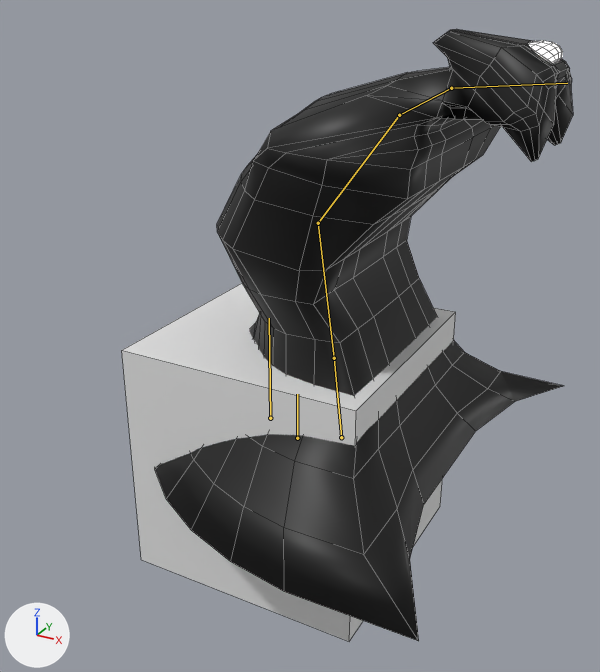
Renders of the Blender file Dan Lab/Boss.blend from each side of a commit.
Before and after are seen from a 50 mm camera at (8.44, -15.23, -0.87) aimed at (0.02, 0.07, -8.52). Lighting does not change. The marker at lower left points along +X, +Y and +Z. Both versions are drawn at frame 12 of the action 'Fall'; the numbers are the values there. The bones that bend it are drawn over the model as lines. Mesh edges are drawn as thin lines.

In view in the first picture: 'Cube', 'Head'.
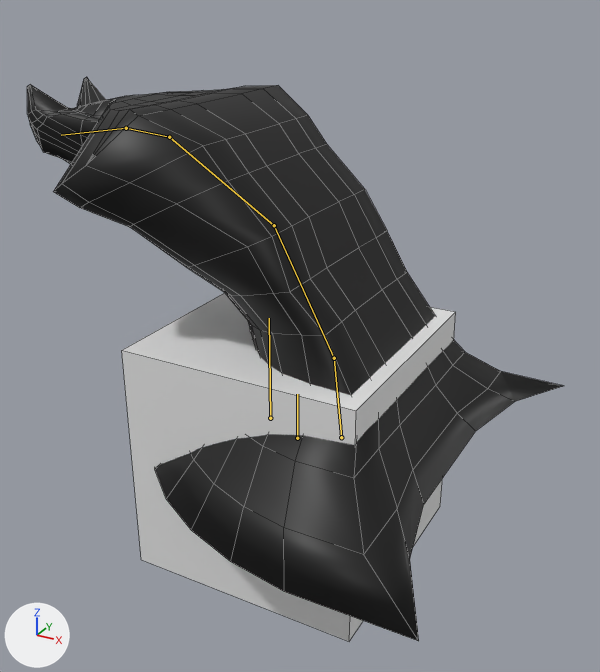
What the commit changed:
Bone 'Spine01' (bone_spine01) turns from (0, 0, 8) to (0, 0, 20) degrees about its own x, y and z.
Bone 'Spine02' (bone_spine02) turns from (0, 0, -29) to (0, 0, 22) degrees about its own x, y and z.
Bone 'Neck' (bone_neck) turns from (0, 0, -75) to (0, 0, -13) degrees about its own x, y and z.
Bone 'Head' (bone_head) turns from (0, 0, -36) to (0, 0, 25) degrees about its own x, y and z.

Pixel boxes (x1, y1, x2, y2) of what changed, in the pictures (600 x 672 px):
'Head', posed (28% wider, 8% shorter)
    before: (155, 29, 573, 641)
    after: (27, 77, 563, 641)
bone 'Spine01', root to tip
    before: (334, 358) to (318, 223)
    after: (334, 358) to (274, 225)
bone 'Spine02', root to tip
    before: (318, 223) to (399, 115)
    after: (274, 225) to (169, 137)
bone 'Neck', root to tip
    before: (399, 115) to (451, 88)
    after: (169, 137) to (126, 128)
bone 'Head', root to tip
    before: (451, 88) to (567, 83)
    after: (126, 128) to (61, 135)
